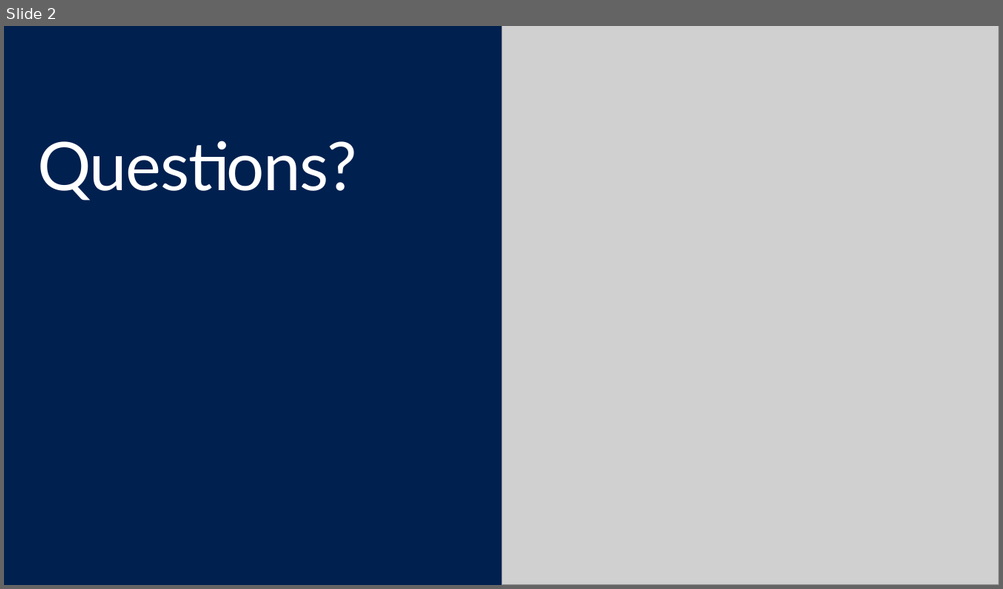
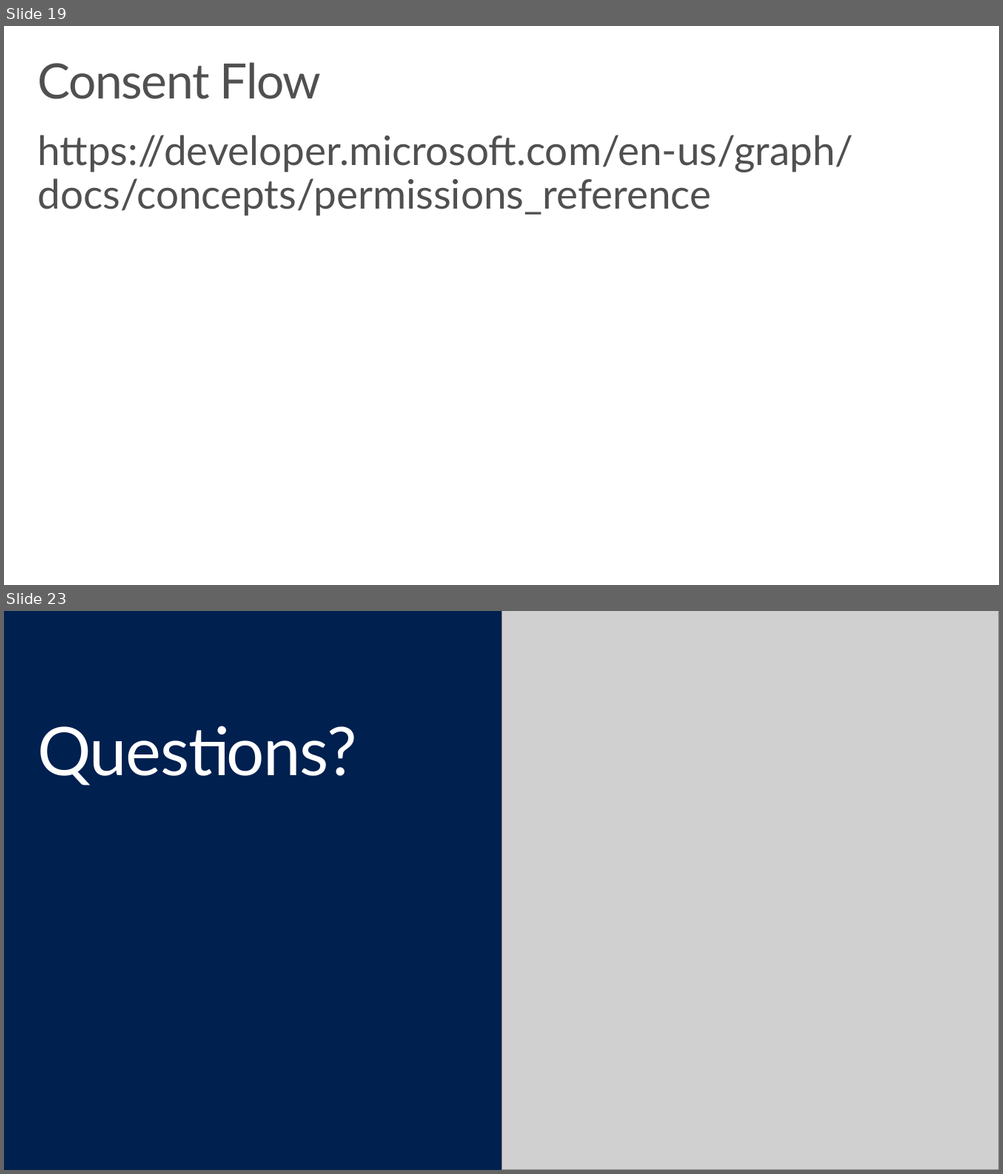
Before and after one commit to hamiltop/EDU-Dev-Bootcamp, a slide deck: Presentation/06-AuthN and AuthZ patterns.pptx. Shown one above the other, each under a label of ours: slide 2 before the commit, slides 19 and 23 after it; the slides between them are not shown. The pictures are 1003x589 and 1003x1174 pixels, drawn with LibreOffice and Linux fonts; fonts in the diff are those of the drawing; grey boxes stand for pictures; background and template pictures are left out. Boxes give left, top, right and bottom in pixels: in the first picture for what was removed or moved away, otherwise in the second. Text is boxed around its words. In the diff, an @@ line names an element or a change of style, - is before the commit and + after.

```diff
--- a/Presentation/06-AuthN and AuthZ patterns.pptx
+++ b/Presentation/06-AuthN and AuthZ patterns.pptx
@@ slide 19 added at (4,26,999,585), background #FFFFFF @@
@@ title added at (37,62,321,99), 48 pt, text #505050 @@
+Consent Flow
@@ text added at (37,135,853,216), 40 pt, text #505050 @@
+https://developer.microsoft.com/en-us/graph/docs/concepts/permissions_reference
@@ what was slide 2 is now slide 23 @@
```
Also in this commit, not shown: 20 other slides added, 8 other files.
